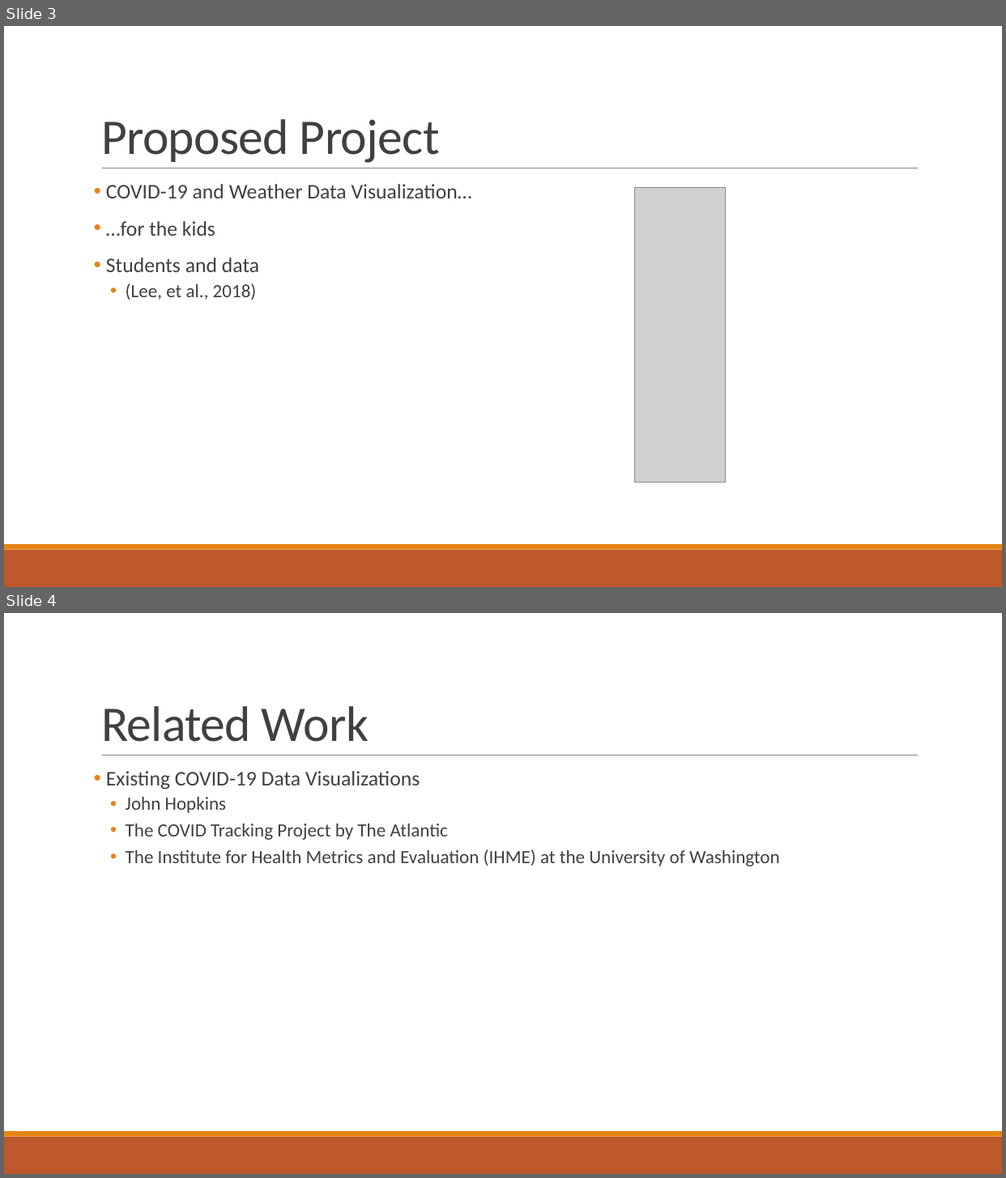
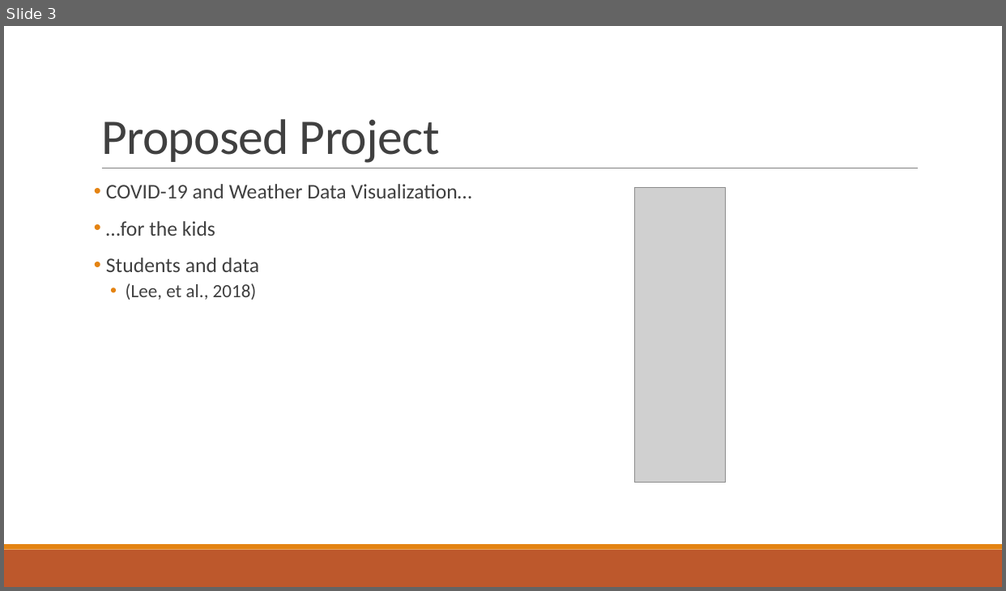
Before and after one commit to npalacio/School, a slide deck: Capstone/Presentation/CapstoneProposal.pptx. Shown one above the other, each under a label of ours: slides 3 and 4 before the commit, slide 3 after it. The pictures are 1006x1178 and 1006x591 pixels, drawn with LibreOffice and Linux fonts; fonts in the diff are those of the drawing; grey boxes stand for pictures. Boxes give left, top, right and bottom in pixels: in the first picture for what was removed or moved away, otherwise in the second. Text is boxed around its words. In the diff, an @@ line names an element or a change of style, - is before the commit and + after.

```diff
--- a/Capstone/Presentation/CapstoneProposal.pptx
+++ b/Capstone/Presentation/CapstoneProposal.pptx
@@ slide 4 removed at <box>4,613,1002,1174</box>, background #FFFFFF; not listed: 3 template elements that a slide beside it also shows @@
@@ title removed at <box>101,706,368,742</box> @@
-Related Work
@@ text removed at <box>106,771,780,867</box> @@
-• Existing COVID-19 Data Visualizations
-  • John Hopkins
-  • The COVID Tracking Project by The Atlantic
-  • The Institute for Health Metrics and Evaluation (IHME) at the University of Washington
```
Also in this commit, not shown: 4 slides added, 18 other slides removed, 1 other file.
